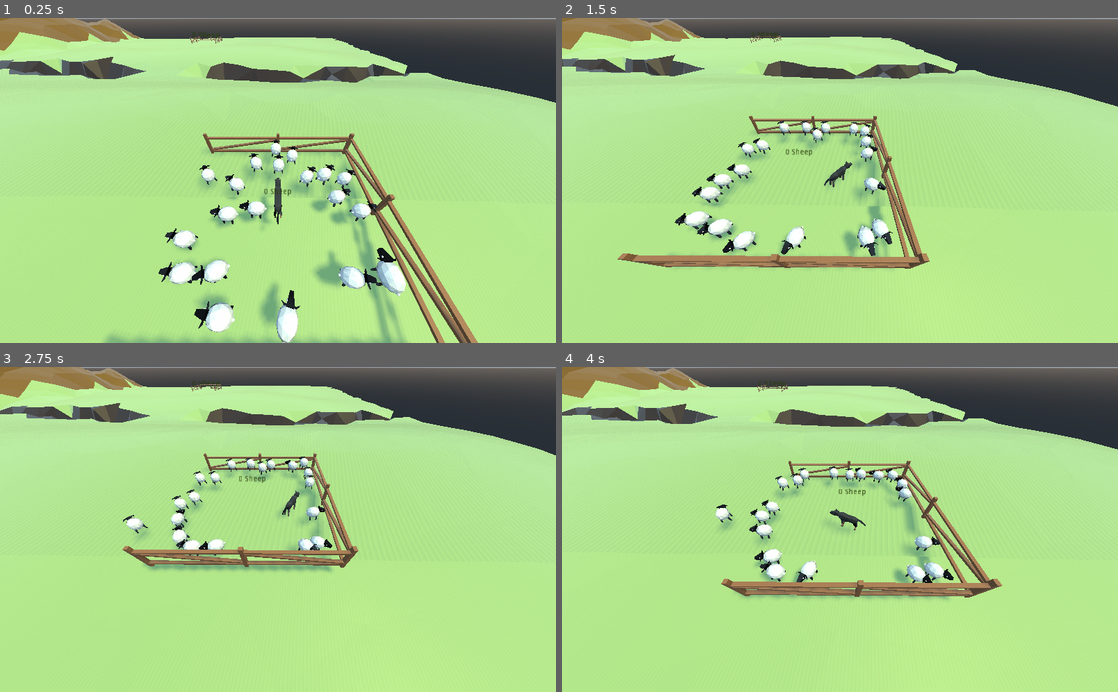
Above: before the commit, frames 1-4 (two rows, left to right).
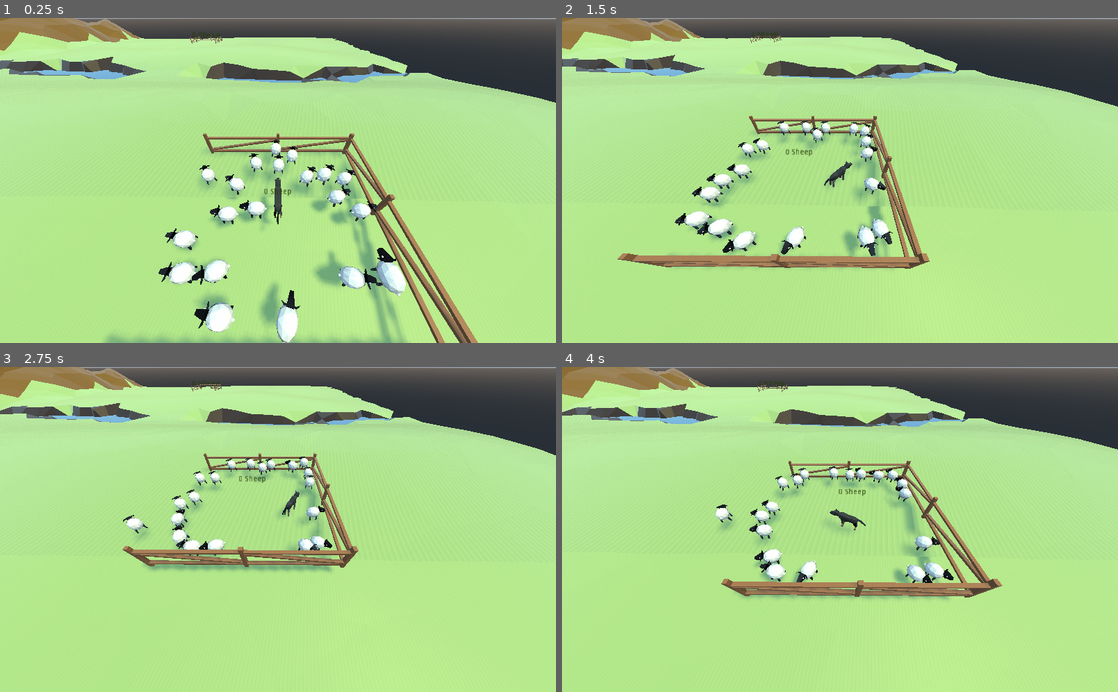
Above: after the commit, the same moments.

Repository: panic-fennecs/ideal-garbanzo
Game: Godot game, scene res://Main.tscn
The game is run twice, just before and just after one commit, with the same random seed, the same clock (stepped at 60 frames per second) and the same inputs.
Inputs (mouse positions are in pixels of both pictures, inside the frame that each line leads up to):
- Up to frame 1 (0.25 s): no input
- Up to frame 2 (1.5 s): move the mouse to (962, 164) at 0.52 s; click (962, 164) at 0.67 s; drag from (728, 196) to (812, 245) at 1.27 s
- Up to frame 3 (2.75 s): move the mouse to (333, 458) at 2.02 s; click (333, 458) at 2.17 s
- Up to frame 4 (4 s): drag from (812, 594) to (673, 480) at 2.77 s; move the mouse to (1006, 578) at 3.52 s; click (1006, 578) at 3.67 s

The runs differ from the first frame. In frame 1, 0.5% of the frame differs, in the area x 4-74%, y 16-20%; in frame 2, 0.4%; in frame 3, 0.3%; in frame 4, 0.4%.

Commit message:
add water

Diff:
--- a/Ground.tscn
+++ b/Ground.tscn
@@ -1,10 +1,13 @@
-[gd_scene load_steps=5 format=2]
+[gd_scene load_steps=7 format=2]
 
 [ext_resource path="res://Ground.gd" type="Script" id=1]
 [ext_resource path="res://TerrainModel.tscn" type="PackedScene" id=2]
+[ext_resource path="res://WaterMaterial.tres" type="Material" id=3]
 
 [sub_resource type="ConcavePolygonShape" id=1]
 data = PoolVector3Array( 0.5377, 0.0253, -0.4768, 0.5123, 0.0266, -0.5331, 0.4626, 0.024, -0.4763, -0.5317, 0.0076, -0. …(235974 unchanged characters)…
+
+[sub_resource type="PlaneMesh" id=3]
 
 [sub_resource type="BoxShape" id=2]
 
@@ -18,6 +21,16 @@
 shape = SubResource( 1 )
 
 [node name="TerrainModel" parent="." instance=ExtResource( 2 )]
+
+[node name="MeshInstance" type="MeshInstance" parent="."]
+transform = Transform( 0.35, 0, 0, 0, 1, 0, 0, 0, 0.2, 0.62958, -0.0130972, 0.156063 )
+mesh = SubResource( 3 )
+material/0 = ExtResource( 3 )
+
+[node name="MeshInstance2" type="MeshInstance" parent="."]
+transform = Transform( 0.35, 0, 0, 0, 1, 0, 0, 0, 0.2, -0.254366, -0.000305463, 0.154153 )
+mesh = SubResource( 3 )
+material/0 = ExtResource( 3 )
 
 [node name="Walls" type="StaticBody" parent="."]
 
--- /dev/null
+++ b/WaterMaterial.tres
@@ -0,0 +1,4 @@
+[gd_resource type="SpatialMaterial" format=2]
+
+[resource]
+albedo_color = Color( 0.411765, 0.576471, 0.792157, 1 )
